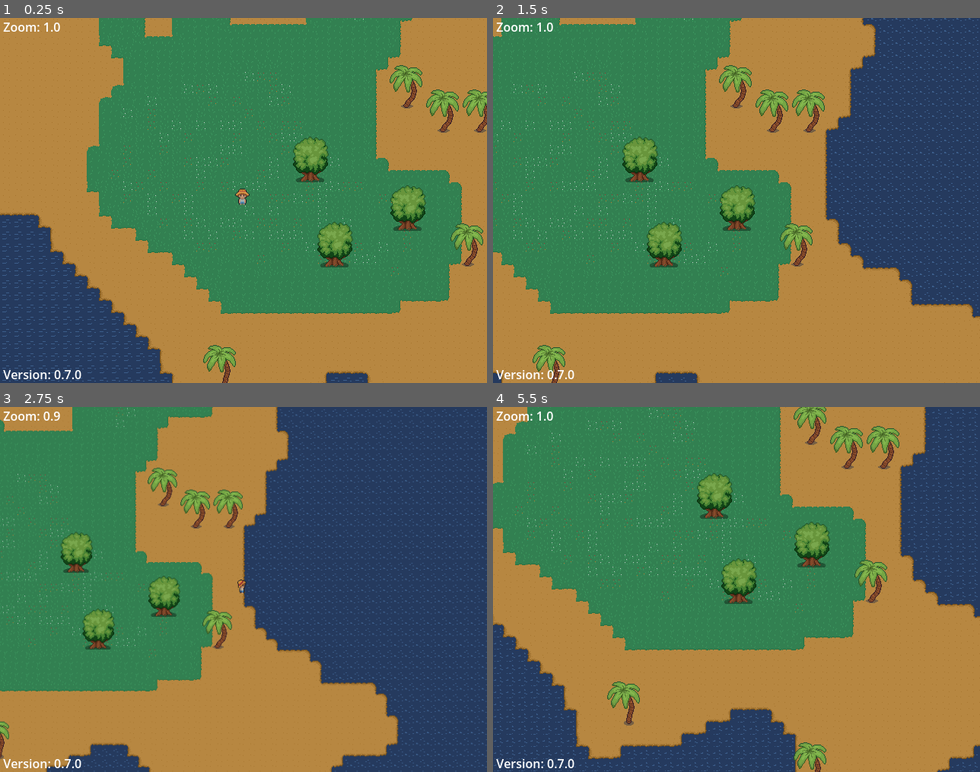
Above: before the commit, frames 1-4 (two rows, left to right).
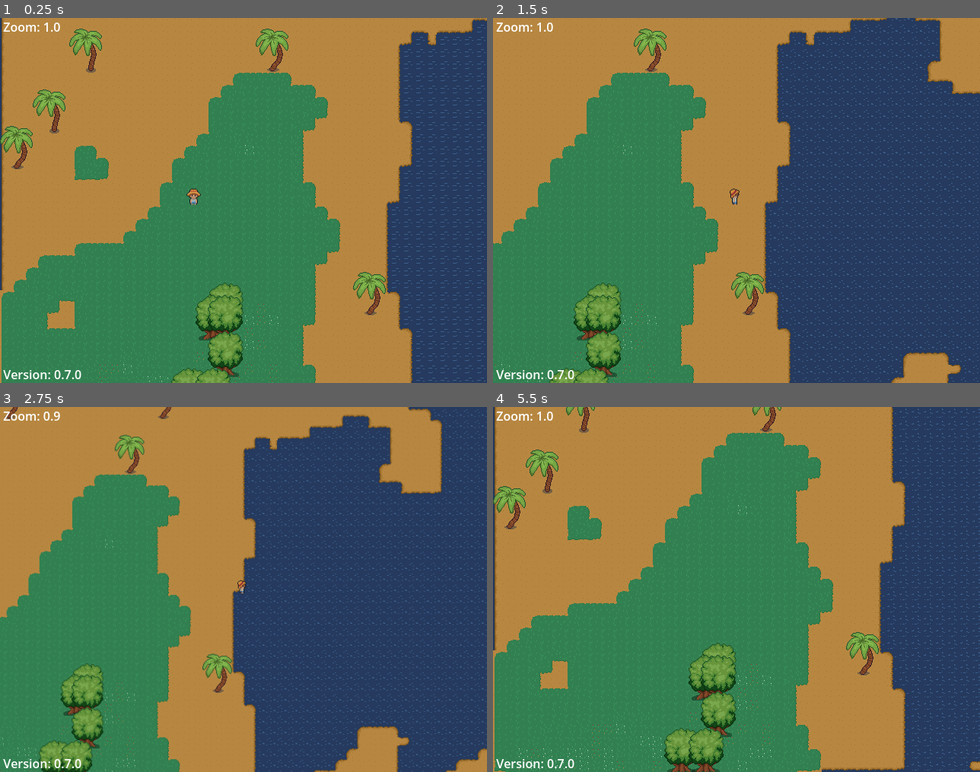
Above: after the commit, the same moments.

Repository: twiederk/PirateGame
Game: Godot game, scene res://world/proc_gen_world.tscn
The game is run twice, just before and just after one commit, with the same random seed, the same clock (stepped at 60 frames per second) and the same inputs.
Inputs (mouse positions are in pixels of both pictures, inside the frame that each line leads up to):
- Up to frame 1 (0.25 s): no input
- Up to frame 2 (1.5 s): tap Enter at 0.5 s; move the mouse to (843, 182) at 0.52 s; hold D (right) 0.53-1.25 s; tap E (board_ship) at 0.6 s; click (843, 182) at 0.67 s; drag from (639, 218) to (712, 273) at 1.27 s
- Up to frame 3 (2.75 s): tap Keypad 0 (zoom_reset) at 2 s; move the mouse to (292, 509) at 2.02 s; hold D (right) from 2.03 s (still down); tap / (zoom_out) at 2.1 s
- Up to frame 4 (5.5 s): release D (right) at 2.75 s; drag from (712, 662) to (590, 534) at 2.77 s; tap Keypad 0 (zoom_reset) at 3.5, 5 s; move the mouse to (882, 644) at 3.52 s; hold A (left) 3.53-4.25 s; tap Alt at 3.6 s; drag from (590, 534) to (663, 498) at 4.27 s; move the mouse to (760, 589) at 5.02 s; hold S (down) from 5.03 s (still down); tap E (board_ship) at 5.1 s; click (760, 589) at 5.17 s

The runs differ from the first frame. In frame 1, 66% of the frame differs, in the area x 0-100%, y 0-100%; in frame 2, 53%; in frame 3, 39%; in frame 4, 62%.

Commit message:
Start with smaller map 100x100

Diff:
--- a/godot4/world/proc_gen_world.gd
+++ b/godot4/world/proc_gen_world.gd
@@ -7,8 +7,8 @@
 @export var seed_value: int = 0
 
 
-var width : int = 300
-var height : int =  300
+var width : int = 100
+var height : int =  100
 
 var noise : Noise
 var tree_noise : Noise
